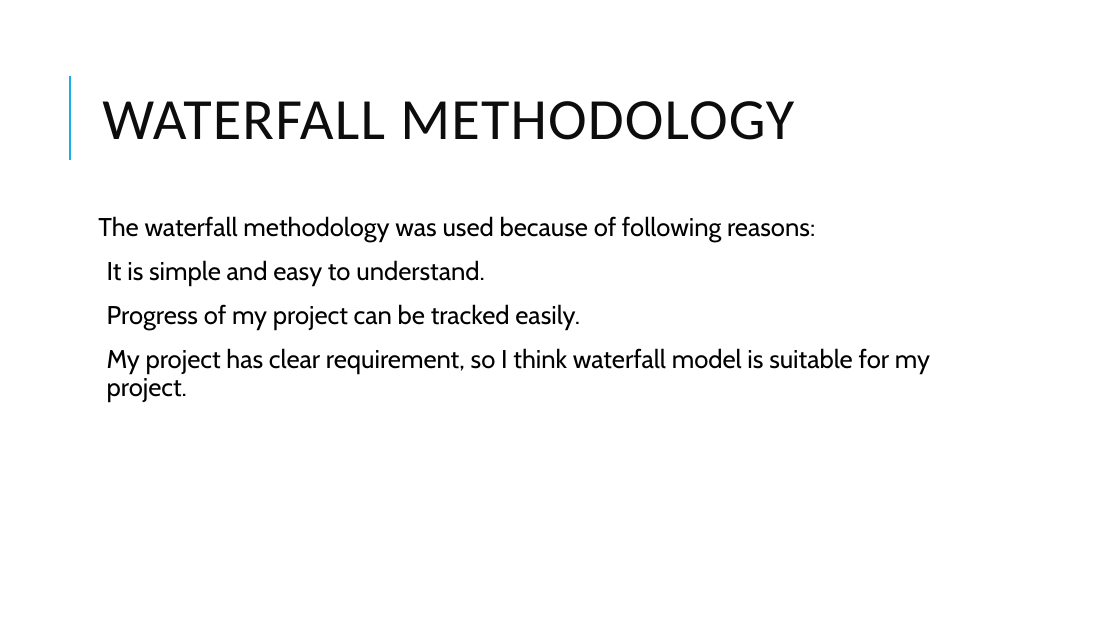
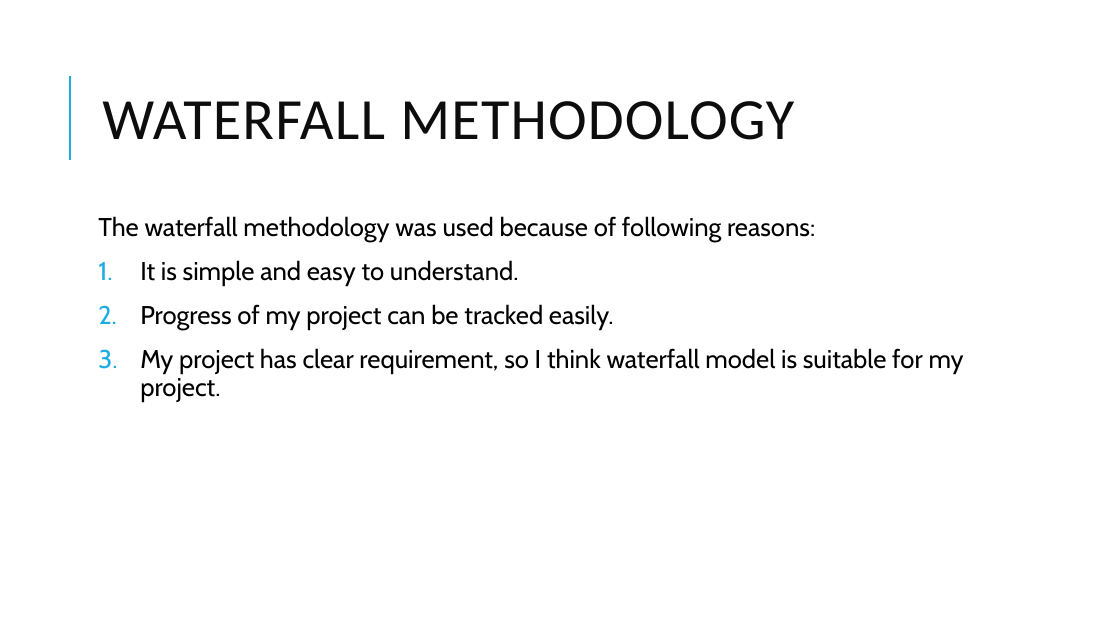
Before and after one commit to admondtamang/e-commerce-cp, a slide deck: slide 11 of E-commerce site.pptx (slide 10 before the commit). Drawn at 1120x630 pixels with LibreOffice and Linux fonts; fonts in the diff are those of the drawing. Boxes give left, top, right and bottom in pixels: in the first picture for what was removed or moved away, otherwise in the second. Text is boxed around its words. In the diff, an @@ line names an element or a change of style, - is before the commit and + after.

```diff
--- a/E-commerce site.pptx
+++ b/E-commerce site.pptx
@@ text at (x1=140, y1=260, x2=964, y2=401): bullet   to 1. @@
```
Also in this commit, not shown: 7 other slides changed, 8 slides added, 24 other files.
